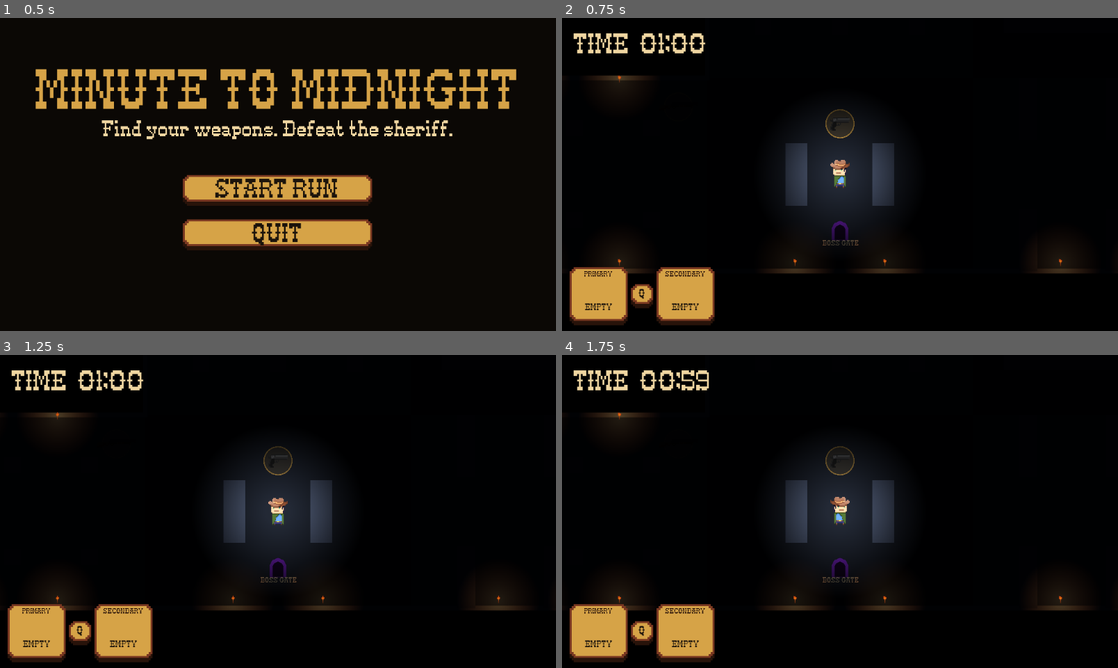
Above: before the commit, frames 1-4 (two rows, left to right).
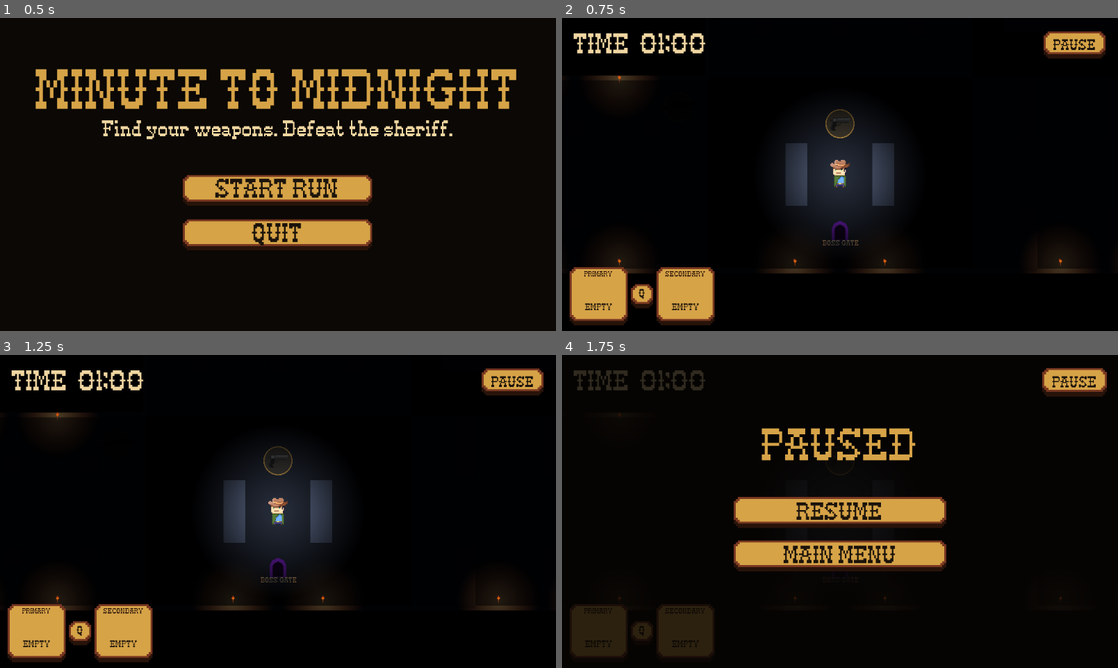
Above: after the commit, the same moments.

Repository: Nafa93/gmtk-2026
Game: Godot game, scene res://Scenes/UI/StartMenu.tscn
Same seed, same stepped clock (60 frames per second), same inputs: the game is played once before the commit and once after it. The engine's default icon, where the game draws it, is replaced by a stand-in: a white triangle on a blue panel in a dark square.
Inputs (mouse positions are in pixels of both pictures, inside the frame that each line leads up to):
- Up to frame 1 (0.5 s): no input
- Up to frame 2 (0.75 s): click "START RUN" at 0.5 s
- Up to frame 3 (1.25 s): no input
- Up to frame 4 (1.75 s): click (1073, 383) at 1.25 s, where only the run after the commit has a clickable "PAUSE"

Frame 1 is identical in both runs. In frame 2, 0.9% of the frame differs, in the area x 86-98%, y 4-13%; in frame 3, 0.9%; in frame 4, 17%, in the area x 1-98%, y 4-98%.

Commit message:
Added pause button

Diff:
--- a/Scenes/UI/PreparationHUD.tscn
+++ b/Scenes/UI/PreparationHUD.tscn
@@ -1,8 +1,9 @@
-[gd_scene load_steps=6 format=3]
+[gd_scene load_steps=7 format=3]
 
 [ext_resource type="Script" path="res://Scripts/UI/PreparationHUD.gd" id="1_hud"]
 [ext_resource type="Script" path="res://Scripts/UI/WeaponSwitchKey.gd" id="2_switch_key"]
 [ext_resource type="Script" path="res://Scripts/UI/WesternKeyPanel.gd" id="3_key_panel"]
+[ext_resource type="Script" path="res://Scripts/UI/WesternButton.gd" id="4_button"]
 
 [sub_resource type="StyleBoxFlat" id="WeaponCardStyle"]
 bg_color = Color(0.075, 0.052, 0.036, 0.96)
@@ -22,7 +23,7 @@
 
 [sub_resource type="StyleBoxEmpty" id="KeycapStyle"]
 
-[node name="PreparationHUD" type="CanvasLayer" node_paths=Pa …(182 unchanged characters)… ", "boss_hold_progress", "warning_audio")]
+[node name="PreparationHUD" type="CanvasLayer" node_paths=Pa …(182 unchanged characters)… ", "boss_hold_progress", "warning_audio", "pause_button", "pause_overlay", "resume_button", "main_menu_button")]
 script = ExtResource("1_hud")
 timer_label = NodePath("TopLeft/VBox/TimeRow/TimerLabel")
 feedback_label = NodePath("TopLeft/VBox/TimeRow/FeedbackLabel")
@@ -34,6 +35,10 @@
 boss_prompt_label = NodePath("BossPrompt")
 boss_hold_progress = NodePath("BossHoldProgress")
 warning_audio = NodePath("WarningAudio")
+pause_button = NodePath("PauseButton")
+pause_overlay = NodePath("PauseOverlay")
+resume_button = NodePath("PauseOverlay/Center/VBox/Buttons/Resume")
+main_menu_button = NodePath("PauseOverlay/Center/VBox/Buttons/MainMenu")
 
 [node name="TopLeft" type="MarginContainer" parent="."]
 offset_right = 360.0
@@ -207,3 +212,73 @@
 horizontal_alignment = 1
 vertical_alignment = 1
 autowrap_mode = 2
+
+[node name="PauseButton" type="Button" parent="."]
+anchors_preset = 1
+anchor_left = 1.0
+anchor_right = 1.0
+offset_left = -154.0
+offset_top = 28.0
+offset_right = -26.0
+offset_bottom = 84.0
+grow_horizontal = 0
+text = "PAUSE"
+script = ExtResource("4_button")
+display_font_size = 16
+text_vertical_offset = 10.0
+hover_scale = 1.05
+
+[node name="PauseOverlay" type="Control" parent="."]
+anchors_preset = 15
+anchor_right = 1.0
+anchor_bottom = 1.0
+grow_horizontal = 2
+grow_vertical = 2
+
+[node name="Dimmer" type="ColorRect" parent="PauseOverlay"]
+layout_mode = 1
+anchors_preset = 15
+anchor_right = 1.0
+anchor_bottom = 1.0
+grow_horizontal = 2
+grow_vertical = 2
+mouse_filter = 2
+color = Color(0.025, 0.018, 0.012, 0.82)
+
+[node name="Center" type="CenterContainer" parent="PauseOverlay"]
+layout_mode = 1
+anchors_preset = 15
+anchor_right = 1.0
+anchor_bottom = 1.0
+grow_horizontal = 2
+grow_vertical = 2
+
+[node name="VBox" type="VBoxContainer" parent="PauseOverlay/Center"]
+custom_minimum_size = Vector2(440, 0)
+layout_mode = 2
+theme_override_constants/separation = 64
+
+[node name="Title" type="Label" parent="PauseOverlay/Center/VBox"]
+layout_mode = 2
+theme_override_colors/font_color = Color(0.84, 0.64, 0.28, 1)
+theme_override_font_sizes/font_size = 48
+text = "PAUSED"
+horizontal_alignment = 1
+
+[node name="Buttons" type="VBoxContainer" parent="PauseOverlay/Center/VBox"]
+layout_mode = 2
+theme_override_constants/separation = 26
+
+[node name="Resume" type="Button" parent="PauseOverlay/Center/VBox/Buttons"]
+custom_minimum_size = Vector2(440, 64)
+layout_mode = 2
+text = "RESUME"
+script = ExtResource("4_button")
+display_font_size = 26
+
+[node name="MainMenu" type="Button" parent="PauseOverlay/Center/VBox/Buttons"]
+custom_minimum_size = Vector2(440, 64)
+layout_mode = 2
+text = "MAIN MENU"
+script = ExtResource("4_button")
+display_font_size = 26
--- a/Scripts/UI/PreparationHUD.gd
+++ b/Scripts/UI/PreparationHUD.gd
@@ -11,6 +11,11 @@
 @export var boss_prompt_label: Label
 @export var boss_hold_progress: ProgressBar
 @export var warning_audio: AudioStreamPlayer
+@export var pause_button: Button
+@export var pause_overlay: Control
+@export var resume_button: Button
+@export var main_menu_button: Button
+@export_file("*.tscn") var main_menu_scene_path: String = "res://Scenes/UI/StartMenu.tscn"
 @export var show_time_feedback: bool = true
 @export var normal_timer_color: Color = Color(0.94, 0.84, 0.63)
 @export var warning_timer_color: Color = Color(0.66, 0.29, 0.18)
@@ -24,12 +29,62 @@
 
 
 func _ready() -> void:
+	process_mode = Node.PROCESS_MODE_ALWAYS
 	if warning_label != null:
 		warning_label.visible = false
 	if feedback_label != null:
 		feedback_label.visible = false
 	if boss_hold_progress != null:
 		boss_hold_progress.value = 0.0
+	if pause_overlay != null:
+		pause_overlay.visible = false
+	if pause_button != null and not pause_button.pressed.is_connected(_pause_game):
+		pause_button.pressed.connect(_pause_game)
+	if resume_button != null and not resume_button.pressed.is_connected(_resume_game):
+		resume_button.pressed.connect(_resume_game)
+	if (
+		main_menu_button != null
+		and not main_menu_button.pressed.is_connected(_return_to_main_menu)
+	):
+		main_menu_button.pressed.connect(_return_to_main_menu)
+
+
+func _unhandled_input(event: InputEvent) -> void:
+	if (
+		event is InputEventKey
+		and event.pressed
+		and not event.echo
+		and event.keycode == KEY_ESCAPE
+	):
+		get_viewport().set_input_as_handled()
+		if get_tree().paused:
+			_resume_game()
+		else:
+			_pause_game()
+
+
+func _pause_game() -> void:
+	if get_tree().paused:
+		return
+	get_tree().paused = true
+	if pause_overlay != null:
+		pause_overlay.visible = true
+	if resume_button != null:
+		resume_button.grab_focus()
+
+
+func _resume_game() -> void:
+	if pause_overlay != null:
+		pause_overlay.visible = false
+	get_tree().paused = false
+	if pause_button != null:
+		pause_button.grab_focus()
+
+
+func _return_to_main_menu() -> void:
+	get_tree().paused = false
+	if not main_menu_scene_path.is_empty():
+		get_tree().change_scene_to_file(main_menu_scene_path)
 
 
 func _process(_delta: float) -> void:
